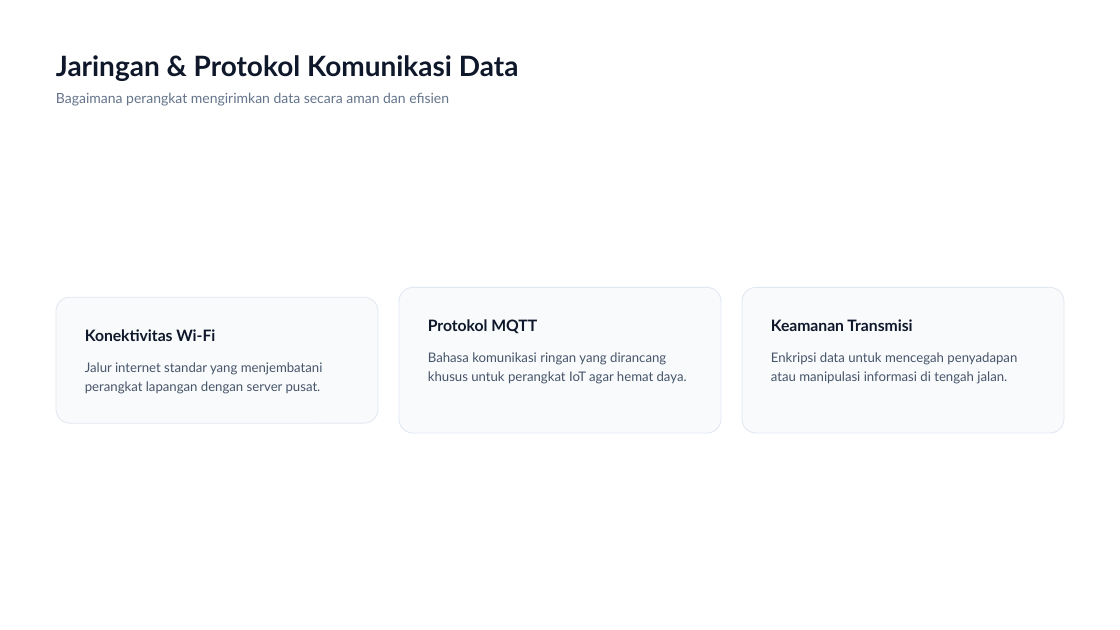
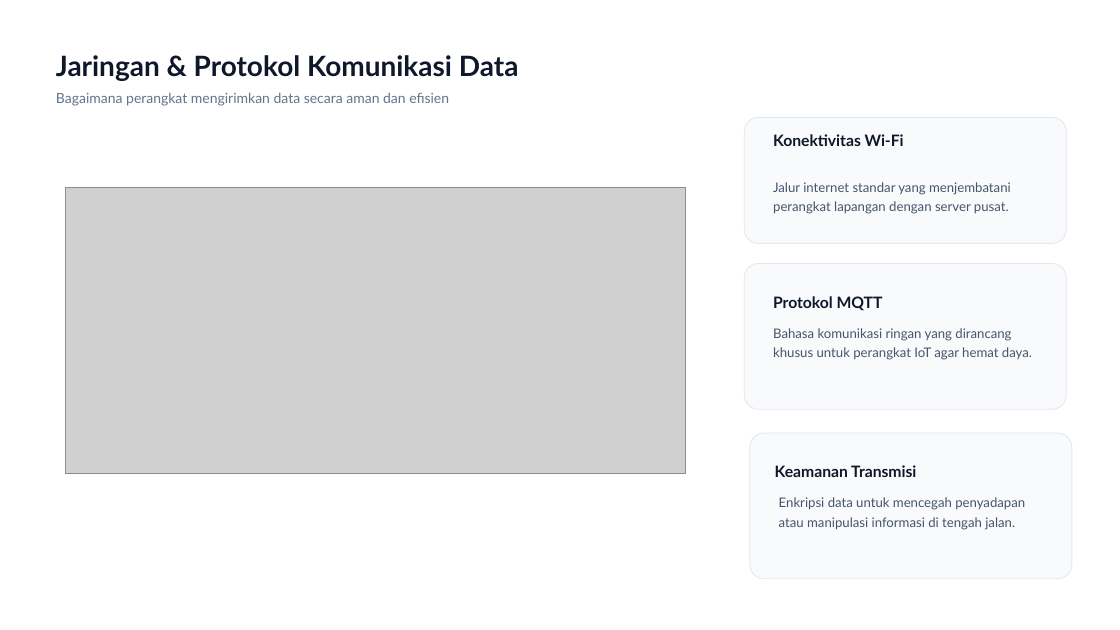
Before and after one commit to dendie851/iot-monitor-temperatur, a slide deck: slide 13 of slide-presentasi/IoT-untuk-Bisnis-Dari-Sensor-Menuju-Keputusan-Strategis.pptx. Drawn at 1120x630 pixels with LibreOffice and Linux fonts; fonts in the diff are those of the drawing; grey boxes stand for pictures. Boxes give left, top, right and bottom in pixels: in the first picture for what was removed or moved away, otherwise in the second. Text is boxed around its words. In the diff, an @@ line names an element or a change of style, - is before the commit and + after.

```diff
--- a/slide-presentasi/IoT-untuk-Bisnis-Dari-Sensor-Menuju-Keputusan-Strategis.pptx
+++ b/slide-presentasi/IoT-untuk-Bisnis-Dari-Sensor-Menuju-Keputusan-Strategis.pptx
@@ rounded rectangle: place and size @@
-rounded rectangle at bbox=[56, 297, 378, 423]
+rounded rectangle at bbox=[744, 118, 1066, 244]
@@ text "Konektivitas Wi-Fi": place and size @@
-text "Konektivitas Wi-Fi" at bbox=[85, 329, 215, 341]
+text "Konektivitas Wi-Fi" at bbox=[773, 134, 904, 146]
@@ text "Jalur internet standar yang menjembatani ...": place and size @@
-text "Jalur internet standar yang menjembatani ..." at bbox=[85, 362, 323, 394]
+text "Jalur internet standar yang menjembatani ..." at bbox=[773, 182, 1011, 214]
@@ picture added at bbox=[66, 187, 686, 473] @@
@@ 2 texts, 1 rounded rectangle: place and size @@
-2 texts, 1 rounded rectangle at bbox=[399, 287, 721, 433]
+2 texts, 1 rounded rectangle at bbox=[744, 264, 1066, 409]
@@ rounded rectangle: place and size @@
-rounded rectangle at bbox=[742, 287, 1064, 433]
+rounded rectangle at bbox=[750, 434, 1072, 579]
@@ text "Keamanan Transmisi": place and size @@
-text "Keamanan Transmisi" at bbox=[771, 319, 912, 331]
+text "Keamanan Transmisi" at bbox=[775, 465, 916, 477]
@@ text "Enkripsi data untuk mencegah penyadapan ...": place and size @@
-text "Enkripsi data untuk mencegah penyadapan ..." at bbox=[771, 352, 1017, 384]
+text "Enkripsi data untuk mencegah penyadapan ..." at bbox=[779, 497, 1025, 530]
```
Also in this commit, not shown: 11 other slides changed, 1 slide removed.
